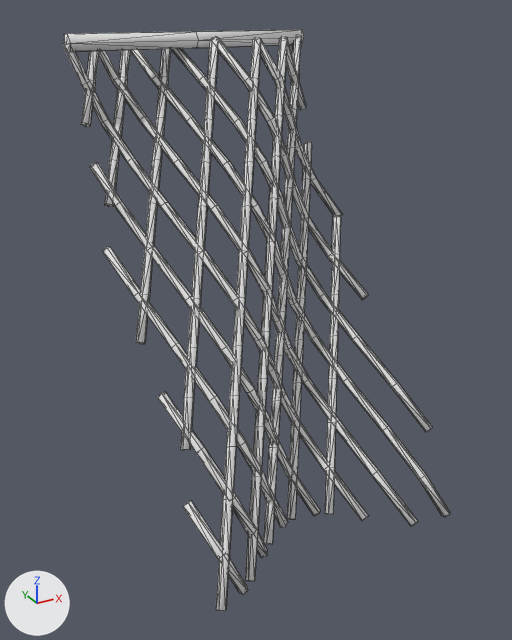
The glTF model assets/rooms/tackle_shop/rafa_fishing_net.glb as it was, and as the next commit left it.
Both versions are drawn from a 50 mm camera at (-0.538, -1.316, 0.779) aimed at (-0.016, -0.369, 0.305). Every picture has the same lights, and +X, +Y and +Z are marked at lower left. The first picture is the older version. Mesh edges are drawn as thin lines.

The scene before the commit, as lines of its bpy script (objects in view):
```python
me_rafa_fishing_net_mobile = bpy.data.meshes.new('rafa_fishing_net_mobile')
me_rafa_fishing_net_mobile.from_pydata(...)  # 898 vertices, 1712 faces; spans x -0.231..0.226, y -0.637..-0.054, z -0.006..0.743
me_rafa_fishing_net_mobile.materials.append(mat_roomkit_sharedatlas)  # white #e7e7e7
ob_rafa_fishing_net_001 = bpy.data.objects.new('rafa_fishing_net.001', me_rafa_fishing_net_mobile)
ob_rafa_fishing_net_001.location = (0.0, 0.0, 0.0)
```
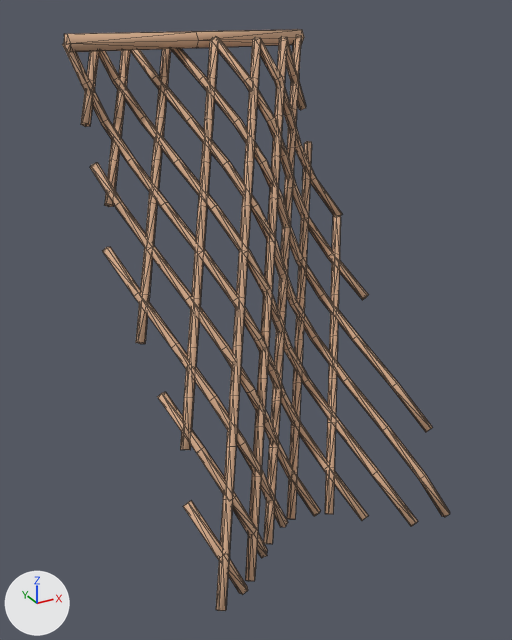
The change, as JSON lines over the scene's bpy script:
```json
{"op": "add", "block": "img_room_albedo_ao_png", "code": ["img_room_albedo_ao_png = load_image('room_albedo_ao.png', 'room_albedo_ao.png', 2048, 2048, 'sRGB')"]}
{"op": "add", "block": "mat_tackleroomatlas", "code": ["mat_tackleroomatlas = principled_material('TackleRoomAtlas')", "mat_tackleroomatlas.texture = img_room_albedo_ao_png", "mat_tackleroomatlas.roughness = 0.8"]}
{"block": "me_rafa_fishing_net_mobile", "where": "me_rafa_fishing_net_mobile.from_pydata(...)  # 898 vertices, 1712 faces; spans x -0.231..0.226, y -0.637..-0.054, z -0.006..0.743"}
{"op": "remove", "block": "me_rafa_fishing_net_mobile", "code": "me_rafa_fishing_net_mobile.materials.append(mat_roomkit_sharedatlas)  # white #e7e7e7"}
{"op": "add", "block": "me_rafa_fishing_net_mobile", "code": "me_rafa_fishing_net_mobile.materials.append(mat_tackleroomatlas)  # picture img_room_albedo_ao_png"}
```

Changed parts and their boxes [x1, y1, x2, y2] in the pictures (512 x 640 px):
```json
{"object": "rafa_fishing_net.001", "change": "recoloured", "before": [62, 29, 450, 611], "after": [62, 29, 450, 611], "on screen": "white to beige"}
```
